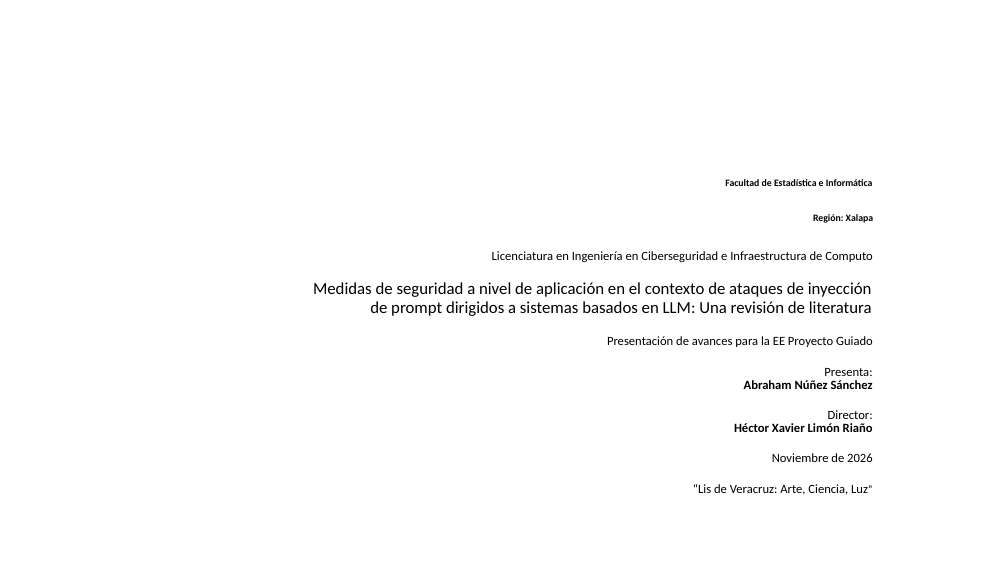
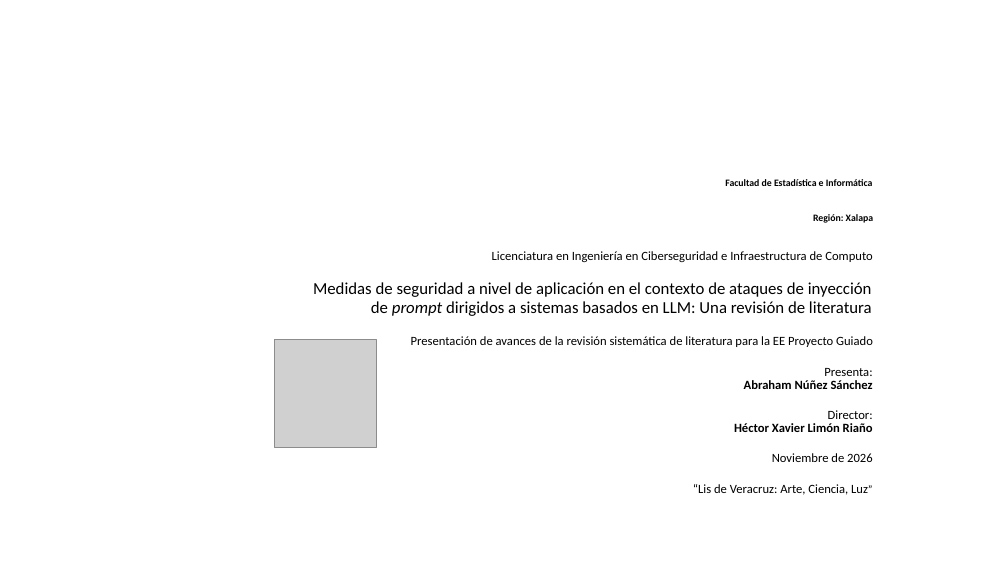
Before and after one commit to AJRx26/semestreVII, a slide deck: slide 1 of proyectoguiado/protocoloRSL/18(RSL1)_NunezSanchezAbraham.pptx. Drawn at 1008x567 pixels with LibreOffice and Linux fonts; fonts in the diff are those of the drawing; grey boxes stand for pictures; background and template pictures are left out. Boxes give left, top, right and bottom in pixels: in the first picture for what was removed or moved away, otherwise in the second. Text is boxed around its words. In the diff, an @@ line names an element or a change of style, - is before the commit and + after.

```diff
--- a/proyectoguiado/protocoloRSL/18(RSL1)_NunezSanchezAbraham.pptx
+++ b/proyectoguiado/protocoloRSL/18(RSL1)_NunezSanchezAbraham.pptx
@@ text at <box>313,282,872,316</box>: italic on in "prompt" @@
@@ picture added at <box>274,340,376,449</box> @@
@@ text at <box>411,336,873,347</box>: text changed @@
-Presentación de avances para la EE Proyecto Guiado
+Presentación de avances de la revisión sistemática de literatura para la EE Proyecto Guiado
```
Also in this commit, not shown: 14 other slides changed, 2 slides added, 7 other files.
